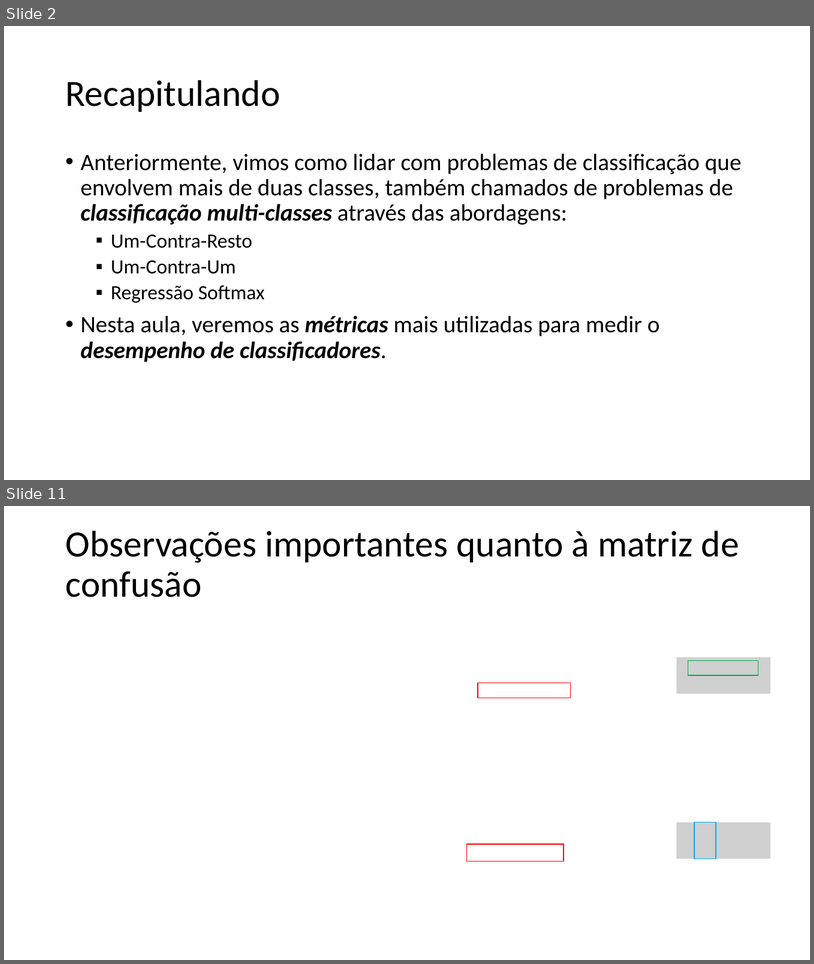
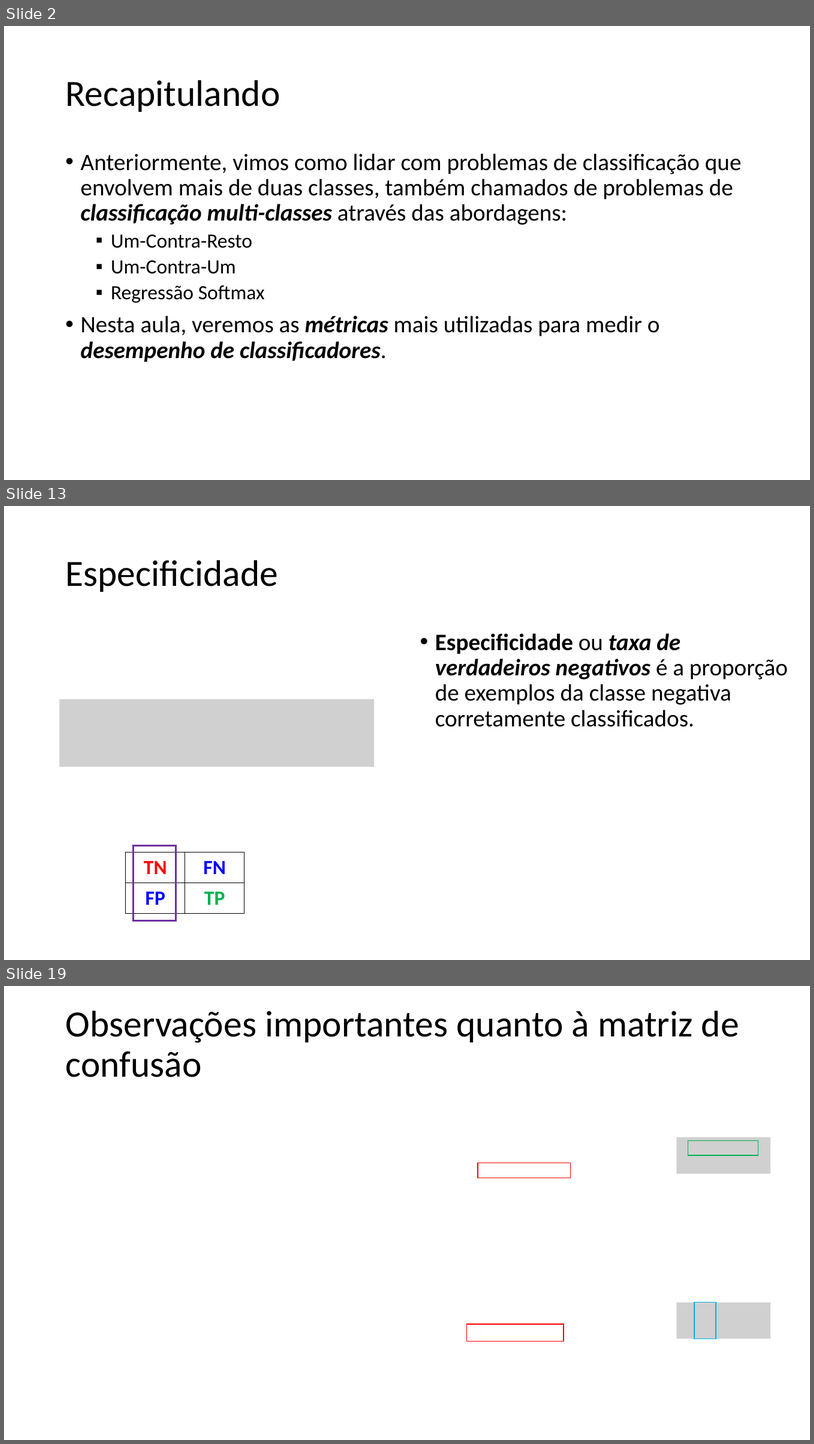
Before and after one commit to zz4fap/t320_aprendizado_de_maquina, a slide deck: slides/T320_Classificação (Parte V).pptx. Shown one above the other, each under a label of ours: slides 2 and 11 before the commit, slides 2, 13 and 19 after it; the slides between them are not shown. The pictures are 814x964 and 814x1444 pixels, drawn with LibreOffice and Linux fonts; fonts in the diff are those of the drawing; grey boxes stand for pictures. Boxes give left, top, right and bottom in pixels: in the first picture for what was removed or moved away, otherwise in the second. Text is boxed around its words. In the diff, an @@ line names an element or a change of style, - is before the commit and + after.

```diff
--- a/slides/T320_Classificação (Parte V).pptx
+++ b/slides/T320_Classificação (Parte V).pptx
@@ slide 13 added at [4,506,810,960], background #FFFFFF @@
@@ title added at [65,560,278,592], 44 pt, text #000000 @@
+Especificidade
@@ text added at [435,633,788,727], 28 pt, text #000000 @@
+• Especificidade ou taxa de verdadeiros negativos é a proporção de exemplos da classe negativa corretamente classificados.
@@ picture added at [60,699,375,767] @@
@@ rectangle added at [134,846,176,921], outline #7030A0 2.25 pt @@
@@ table added at [126,852,244,913], 2 rows, 2 columns @@
+TN | FN
+FP | TP
@@ what was slide 11 is now slide 19 @@
```
Also in this commit, not shown: 3 slides changed, 12 other slides added, 4 slides removed.
